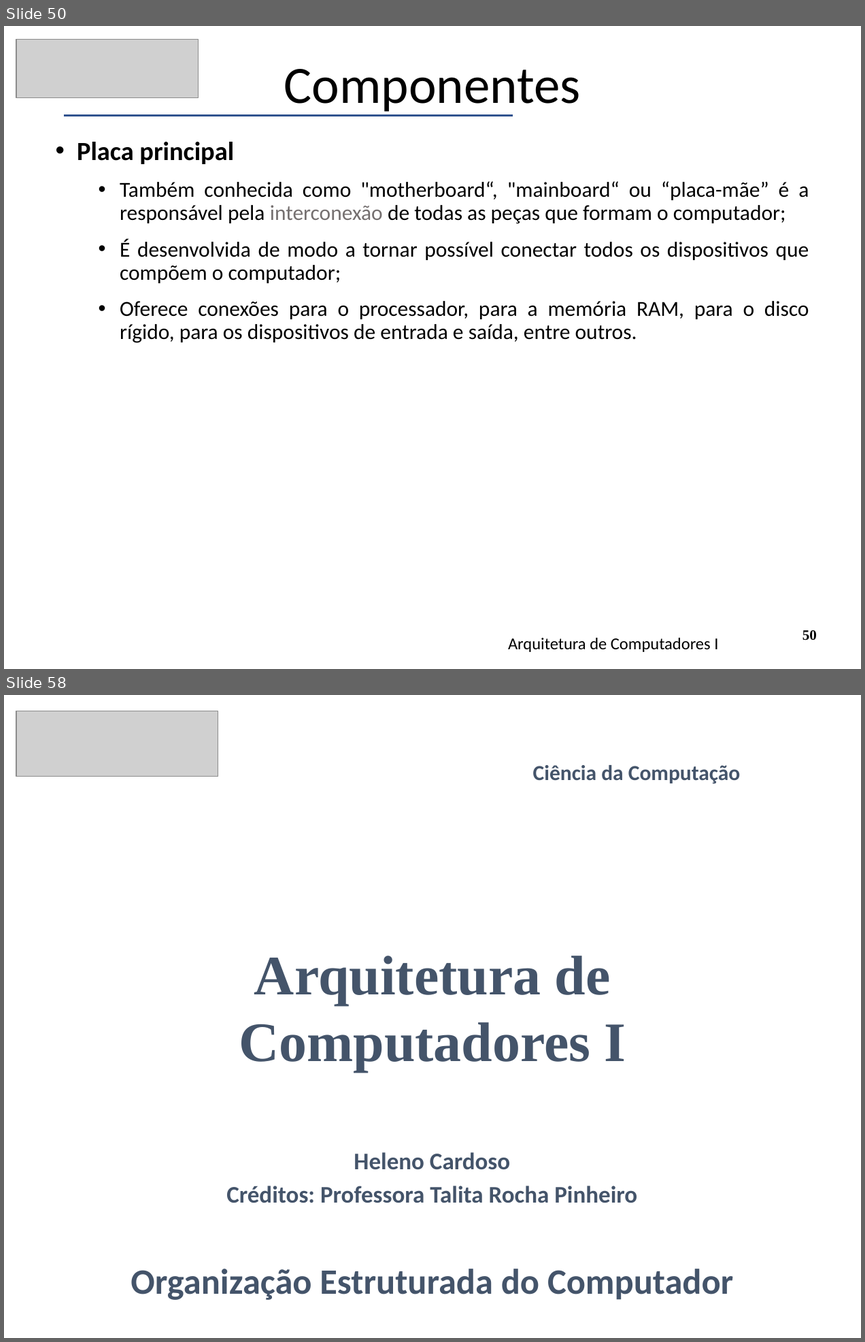
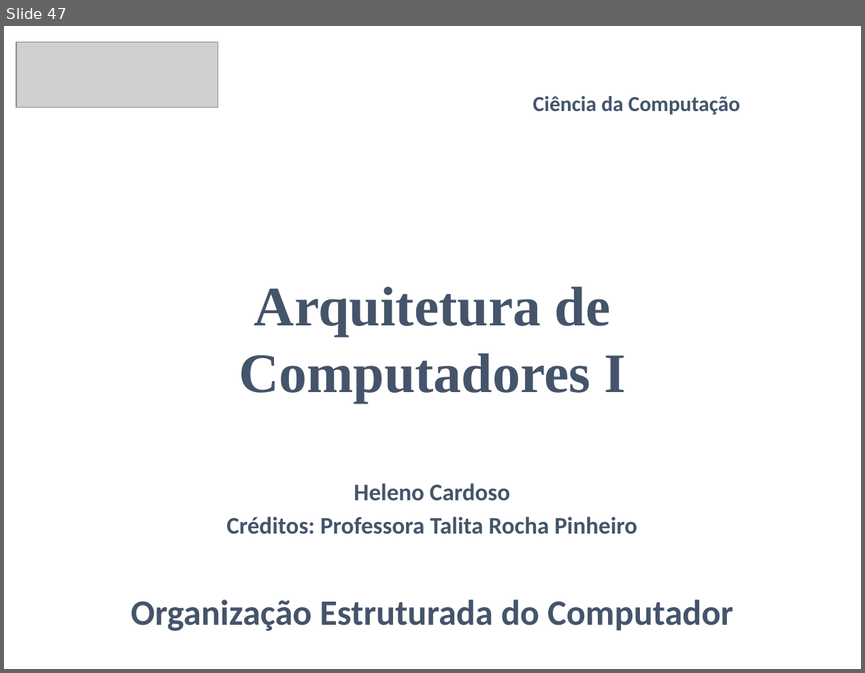
Before and after one commit to CloudEducationBrazil/WydenArquiteturaComputadores, a slide deck: 01 Classes/Aula1 - Arquitetura - Fundamentos e História.pptx. Shown one above the other, each under a label of ours: slides 50 and 58 before the commit, slide 47 after it; the slides between them are not shown. The pictures are 865x1342 and 865x673 pixels, drawn with LibreOffice and Linux fonts; fonts in the diff are those of the drawing; grey boxes stand for pictures. Boxes give left, top, right and bottom in pixels: in the first picture for what was removed or moved away, otherwise in the second. Text is boxed around its words. In the diff, an @@ line names an element or a change of style, - is before the commit and + after.

Commit message:
Ajuste ppt aulas arq comput 11/03/2024

```diff
--- a/01 Classes/Aula1 - Arquitetura - Fundamentos e História.pptx
+++ b/01 Classes/Aula1 - Arquitetura - Fundamentos e História.pptx
@@ slide 50 removed at [4,26,861,669], background #FFFFFF @@
@@ picture removed at [16,40,198,98] @@
@@ title removed at [284,69,581,115] @@
-Componentes
@@ math minus removed at [4,114,594,118] @@
@@ text removed at [77,142,809,343] @@
-• Placa principal
-  • Também conhecida como "motherboard“, "mainboard“ ou “placa-mãe” é a responsável pela interconexão de todas as peças que formam o computador;
-  • É desenvolvida de modo a tornar possível conectar todos os dispositivos que compõem o computador;
-  • Oferece conexões para o processador, para a memória RAM, para o disco rígido, para os dispositivos de entrada e saída, entre outros.
@@ text removed at [508,637,718,652] @@
-Arquitetura de Computadores I
@@ page number removed at [802,630,817,640] @@
-50
@@ what was slide 58 is now slide 47 @@
```
Also in this commit, not shown: 3 slides changed, 10 other slides removed, 1 other file.
